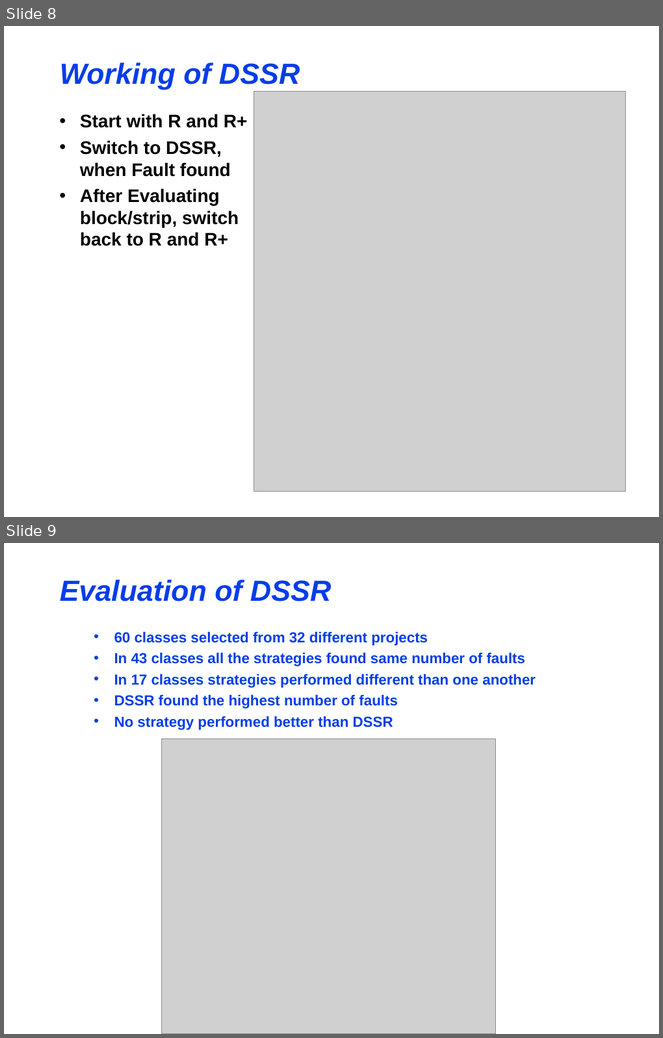
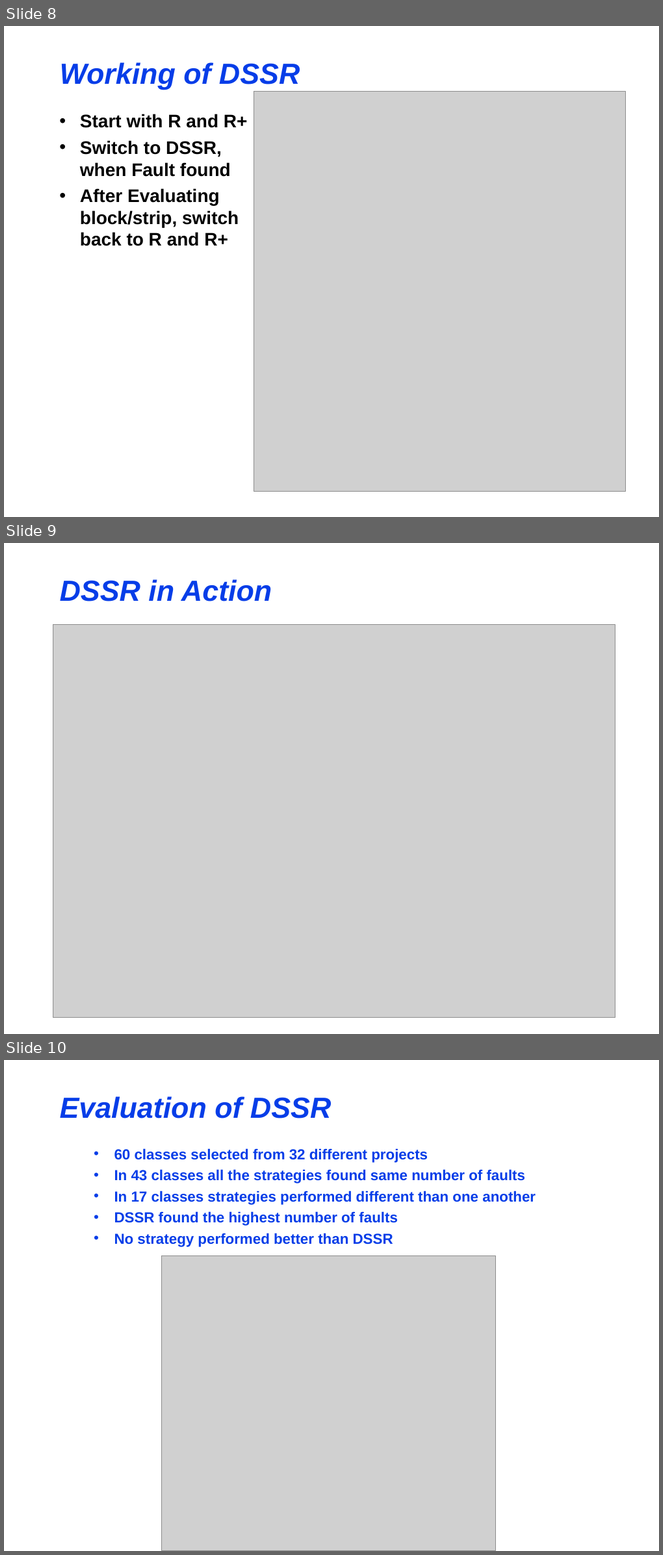
Before and after one commit to maochy/yeti-test, a slide deck: ThesisSeminar/ThesisSeminar.ppt. Shown one above the other, each under a label of ours: slides 8 and 9 before the commit, slides 8, 9 and 10 after it. The pictures are 663x1038 and 663x1555 pixels, drawn with LibreOffice and Linux fonts; fonts in the diff are those of the drawing; grey boxes stand for pictures. Boxes give left, top, right and bottom in pixels: in the first picture for what was removed or moved away, otherwise in the second. Text is boxed around its words. In the diff, an @@ line names an element or a change of style, - is before the commit and + after.

```diff
--- a/ThesisSeminar/ThesisSeminar.ppt
+++ b/ThesisSeminar/ThesisSeminar.ppt
@@ slide 9 added at (x1=4, y1=543, x2=659, y2=1034), background #FFFFFF @@
@@ title added at (x1=60, y1=579, x2=272, y2=601), 32 pt, text #063DE8, bold, italic @@
+DSSR in Action
@@ picture added at (x1=53, y1=625, x2=615, y2=1018) @@
@@ what was slide 9 is now slide 10 @@
```
Also in this commit, not shown: 2 slides changed, 6 other slides added, 4 slides removed.
